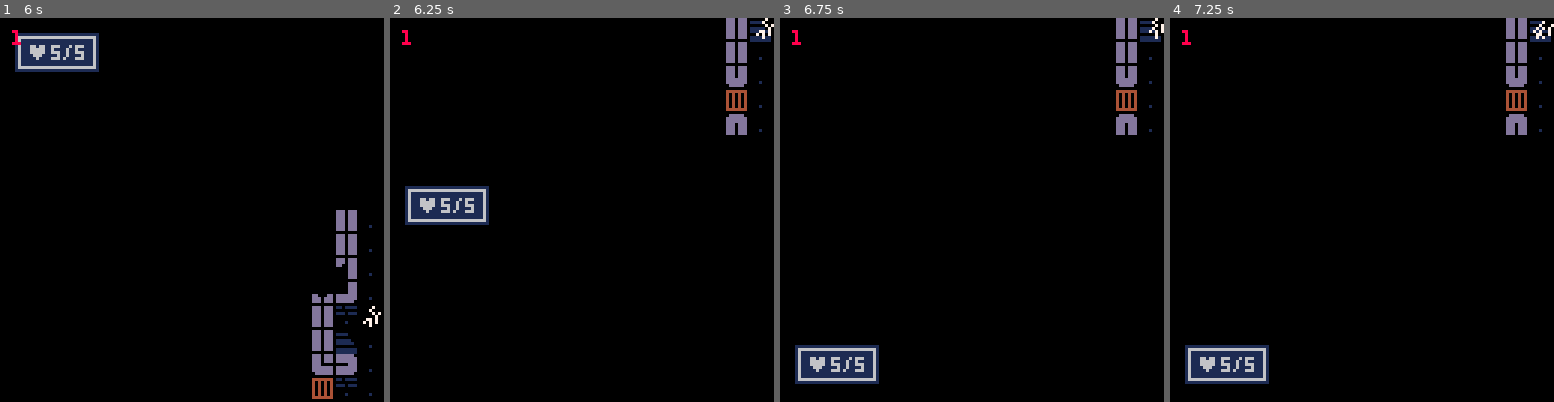
Above: before the commit, frames 1-4 (left to right).
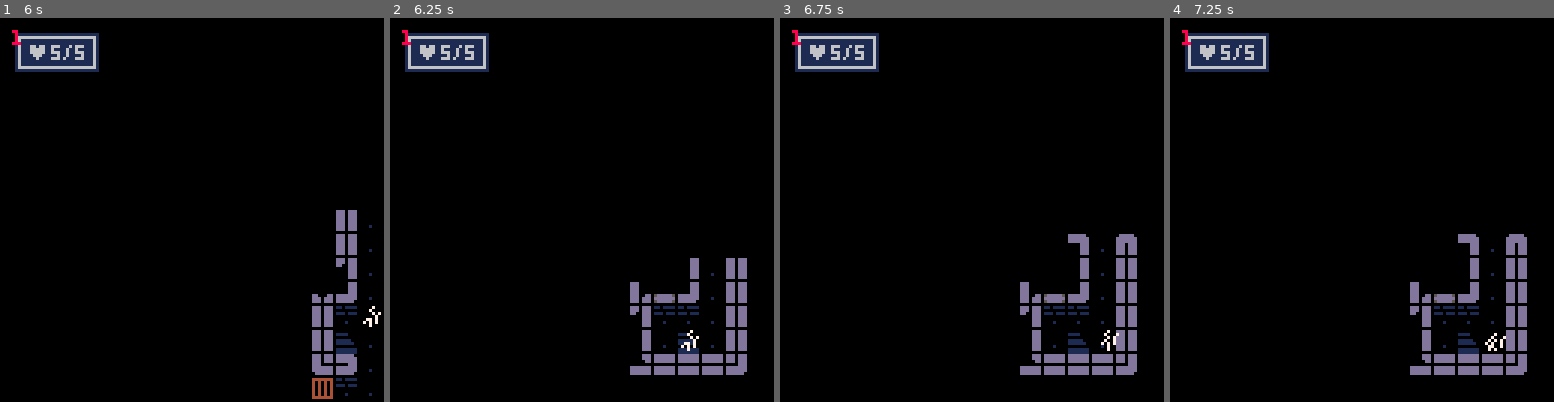
Above: after the commit, the same moments.

Repository: Aeklad/pico8
Game: PICO-8 cartridge rogue.p8
The game is run twice, just before and just after one commit, with the same random seed, the same clock (stepped at 60 frames per second) and the same inputs.
Inputs:
- Up to frame 1 (6 s): tap X (X key) at 0.33, 1.07, 1.85, 2.97, 4.08, 5.2 s; tap O (Z key) at 0.7, 1.7, 2.1, 2.5, 2.9, 3.3, 3.7, 4.1, 4.5, 4.9, 5.3, 5.7 s; hold Right 1.6-2.1 s; hold Up 2.15-2.42 s; hold Right 2.47-3.03 s; hold Left 3.08-3.58 s; hold Down 3.63-3.97 s; hold Right 4.02-4.68 s; hold Up 4.73-5.03 s; hold Left 5.08-5.68 s; hold Down from 5.73 s (still down)
- Up to frame 2 (6.25 s): release Down at 6.03 s; hold Right from 6.08 s (still down); tap O (Z key) at 6.1 s
- Up to frame 3 (6.75 s): tap X (X key) at 6.32 s; tap O (Z key) at 6.5 s; release Right at 6.58 s; hold Right from 6.63 s (still down)
- Up to frame 4 (7.25 s): tap O (Z key) at 6.9 s; release Right at 7.13 s; hold Up from 7.18 s (still down)

Frame 1 is identical in both runs. In frame 2, 9.5% of the frame differs, in the area x 3-100%, y 0-93%; in frame 3, 10%; in frame 4, 10%, in the area x 3-100%, y 0-96%.

Commit message:
chest tweak

Diff:
--- a/rogue.p8
+++ b/rogue.p8
@@ -1880,7 +1880,7 @@
  end
 end
 function spawnchests()
- local chestdice,rpot,rare,place=explodeval("0,1,1,1,2,3"),{},true
+ local chestdice,rpot,rare,place=explodeval("1,l,2,2,2,3"),{},true
  place=getrnd(chestdice)
  for r in all(rooms) do
   add(rpot,r)
@@ -1905,7 +1905,7 @@
  --else
   --mset(x,y,10)
  --end
- mset(x,y,rare and 10 or 12)
+ mset(x,y,rare and 12 or 10)
 end
 function freestanding(x,y)
  return sigarray(getsig(x,y),free_sig,free_msk)
